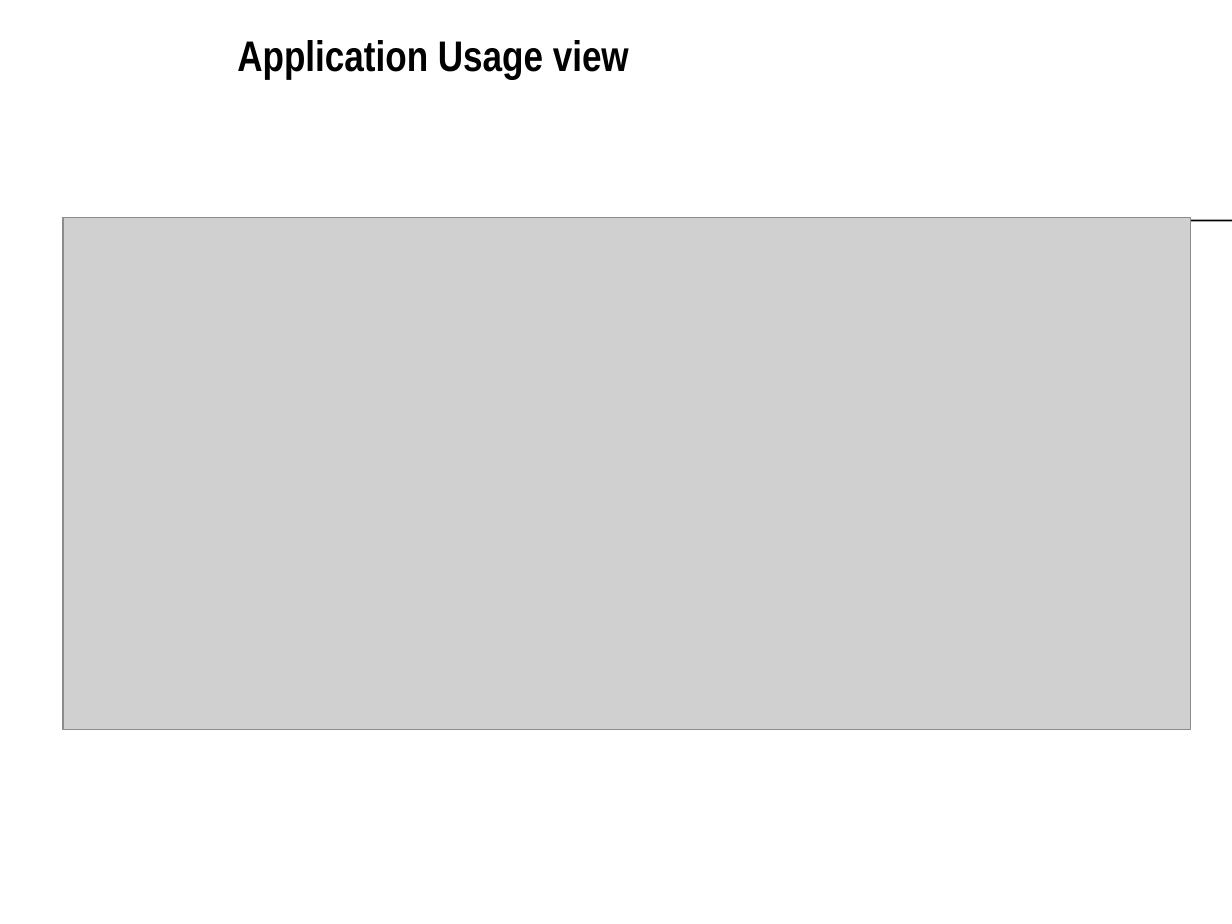
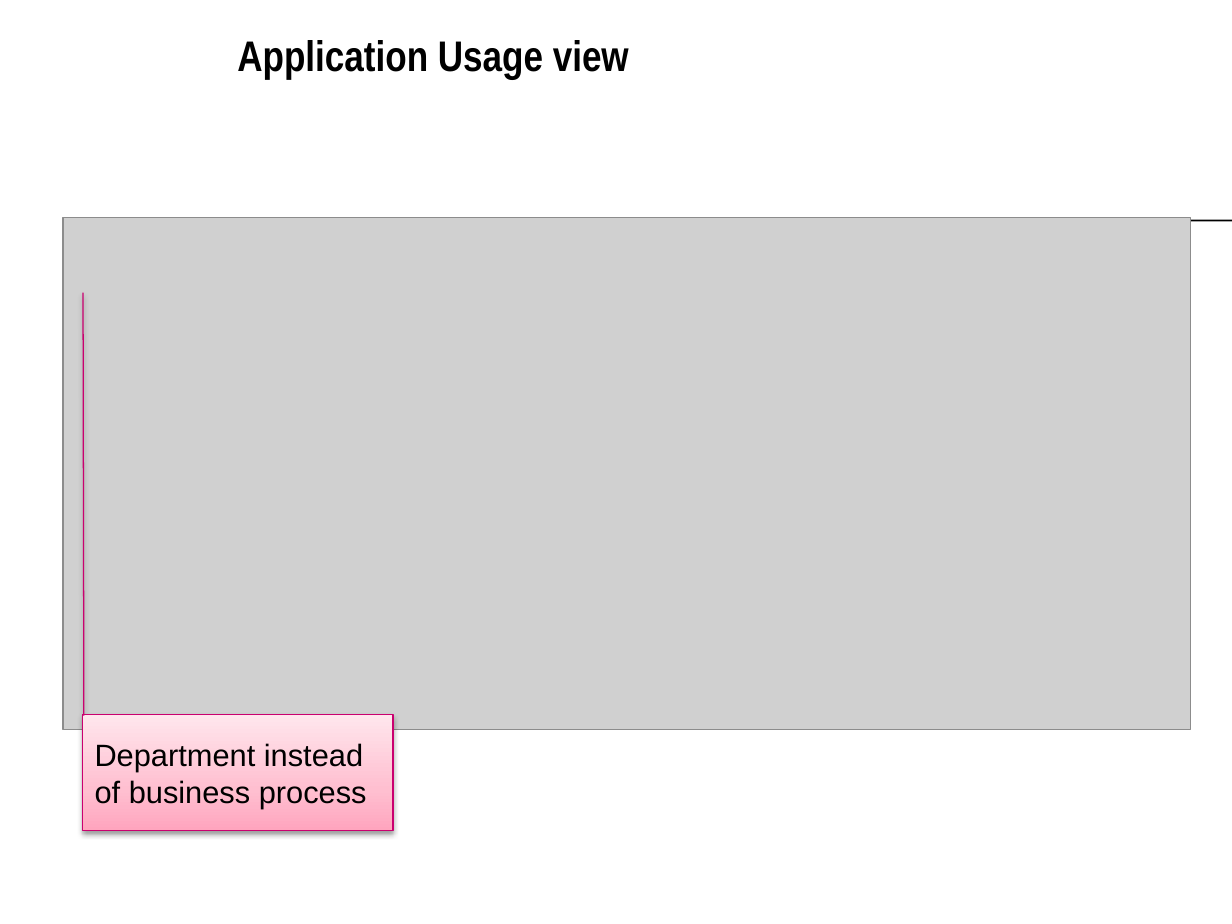
Before and after one commit to jochemverburg/AISProject, a slide deck: slide 8 of AIS_Assignment_2015_BaselineArch.ppt (slide 7 before the commit). Drawn at 1232x924 pixels with LibreOffice and Linux fonts; fonts in the diff are those of the drawing; grey boxes stand for pictures; background and template pictures are left out. Boxes give left, top, right and bottom in pixels: in the first picture for what was removed or moved away, otherwise in the second. Text is boxed around its words. In the diff, an @@ line names an element or a change of style, - is before the commit and + after.

Commit message:
Presentation

```diff
--- a/AIS_Assignment_2015_BaselineArch.ppt
+++ b/AIS_Assignment_2015_BaselineArch.ppt
@@ border callout added at <box>83,715,393,830</box>, fill gradient #FFA6BF to #FFC0D1 to #FFE7ED, outline #CA006F 0.75 pt, 18 pt, text #000000 @@
+Department instead of business process
```
Also in this commit, not shown: 8 other slides changed, 1 slide added, 2 other files.
